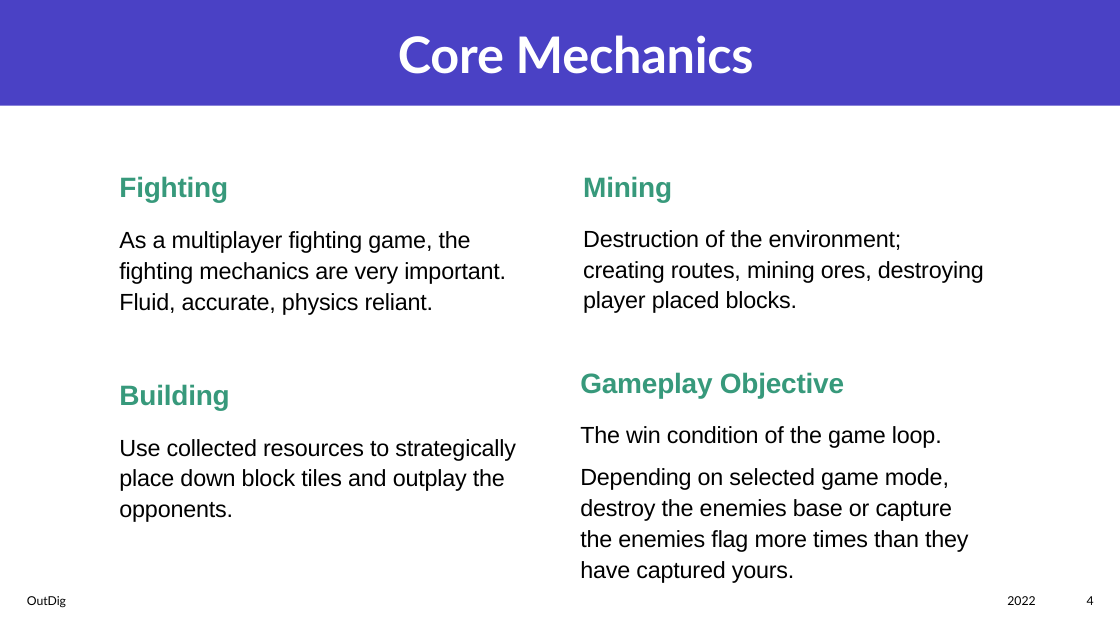
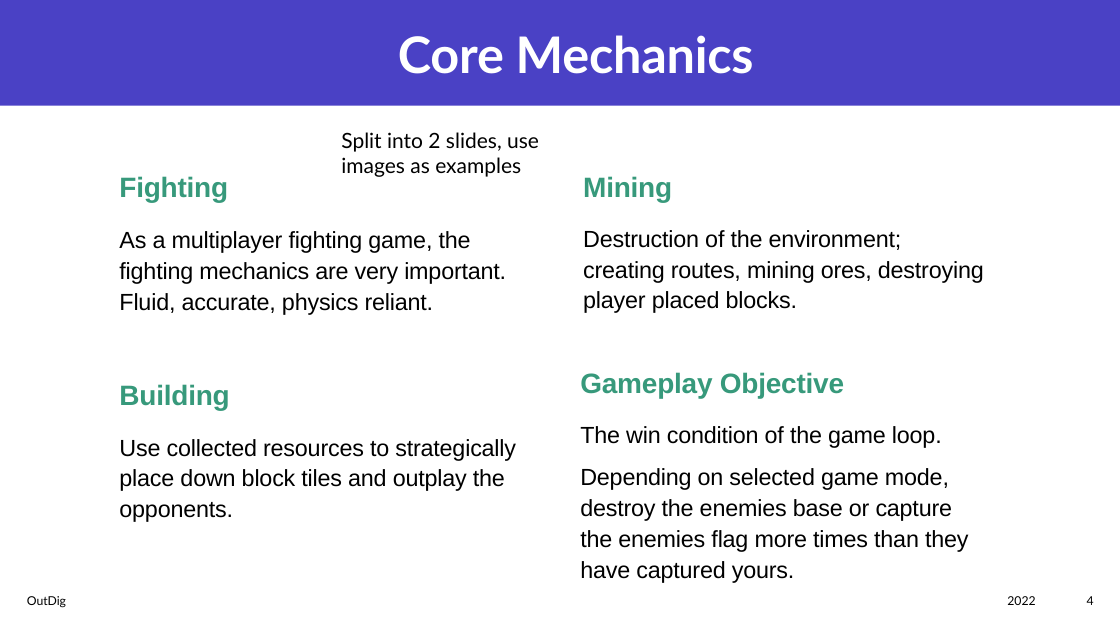
Before and after one commit to Joe34441/IndieDevPPT, a slide deck: slide 4 of CT6018 Joe Mason s4001719.pptx. Drawn at 1120x630 pixels with LibreOffice and Linux fonts; fonts in the diff are those of the drawing. Boxes give left, top, right and bottom in pixels: in the first picture for what was removed or moved away, otherwise in the second. Text is boxed around its words. In the diff, an @@ line names an element or a change of style, - is before the commit and + after.

```diff
--- a/CT6018 Joe Mason s4001719.pptx
+++ b/CT6018 Joe Mason s4001719.pptx
@@ text added at [341,132,539,177], 18 pt, text #000000 @@
+Split into 2 slides, use images as examples
```
Also in this commit, not shown: 12 other slides changed.
